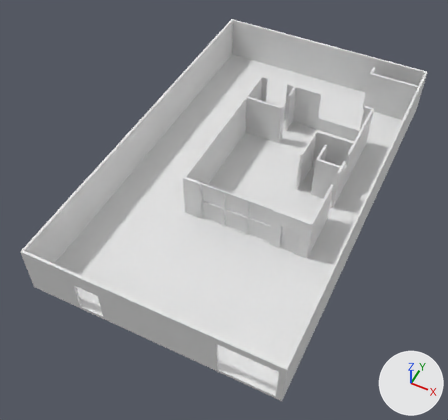
A saved change to the Blender file 7 Casa/Casa.blend.
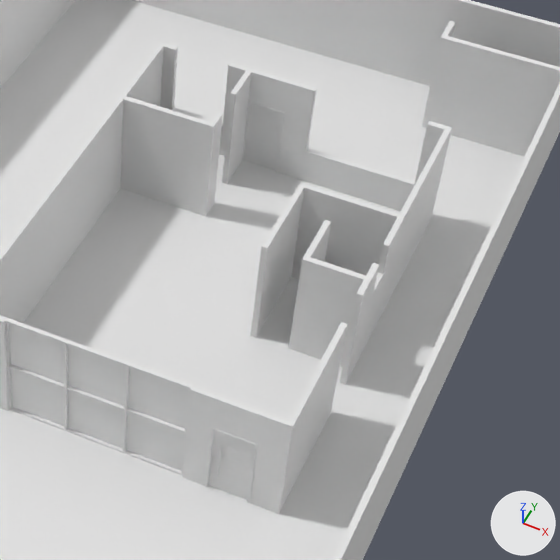
Old and new are each drawn whole from a 50 mm lens placed at (10.89, -25.6, 28.54), pointed at (-0.66, -2.5, -0.34) and again close up on the part from 44% to 93% of the width and 14% to 66% of the height. Arrows for +X, +Y and +Z are at lower right; the lights stay in place. The last two pictures show the newer version.

The first close-up shows 'Cerramiento norte', 'Cerramiento oeste.', 'Pared_baño_pb_norte', 'Pared_baño_pb_oeste_1', 'Pared_baño_pb_sur', 'Pared_bodega_sur', 'Pared_lavado_sur', 'Pared_pb_este', 'Pared_pb_norte', 'Pared_pb_oeste', 'Pared_pb_sur', 'Piso_pb' and 17 more.
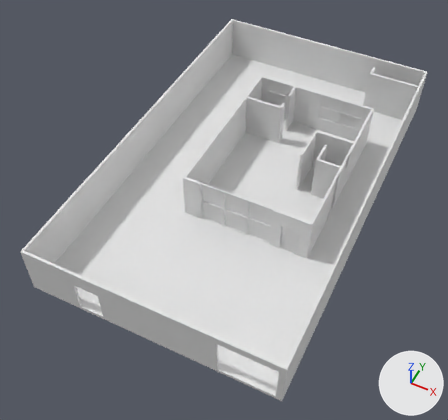
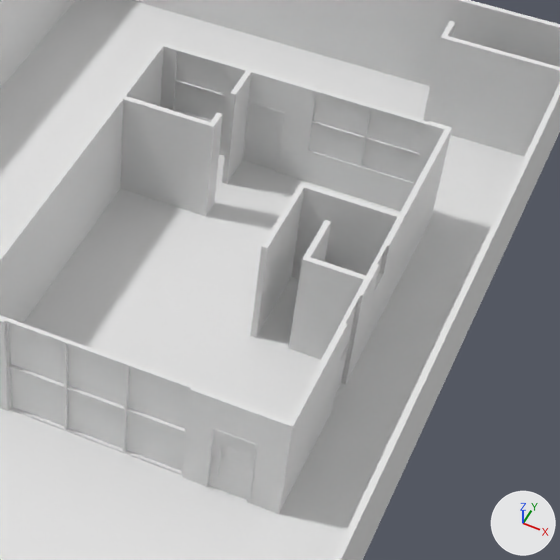
Commit message: create all windows in ground floor

Patch to the scene script:
```diff
--- a/7 Casa/Casa.blend.py
+++ b/7 Casa/Casa.blend.py
@@ ob_vidrio_lavado_2 @@
+ob_vidrio_lavado_2 = bpy.data.objects.new('Vidrio_lavado_2', me_cube_042)  # a box spanning x -2.0..0.0, y -2.0..0.0, z 0.0..2.0
+ob_vidrio_lavado_2.location = (-0.61, 6.9, 2.02)
+ob_vidrio_lavado_2.scale = (0.71, 0.003, 0.472)
@@ ob_vidrio_lavado_1 @@
+ob_vidrio_lavado_1 = bpy.data.objects.new('Vidrio_lavado_1', me_cube_042.copy())
+ob_vidrio_lavado_1.location = (-0.61, 6.9, 1.04)
+ob_vidrio_lavado_1.scale = (0.71, 0.003, 0.472)
@@ ob_marco_ventana_lavado @@
+ob_marco_ventana_lavado = bpy.data.objects.new('Marco_ventana_lavado', me_cube_040)  # 156 vertices, 158 faces; spans x -2.0..0.0, y 0.0..2.0, z 0.0..2.0
+ob_marco_ventana_lavado.location = (-0.57, 6.85, 1.0)
+ob_marco_ventana_lavado.scale = (0.75, 0.05, 1.0)
@@ ob_vidrio_cocina_4 @@
+ob_vidrio_cocina_4 = bpy.data.objects.new('Vidrio_cocina_4', me_cube_042.copy())
+ob_vidrio_cocina_4.location = (3.31, 6.9, 1.04)
+ob_vidrio_cocina_4.scale = (0.723, 0.003, 0.472)
@@ ob_vidrio_cocina_3 @@
+ob_vidrio_cocina_3 = bpy.data.objects.new('Vidrio_cocina_3', me_cube_042.copy())
+ob_vidrio_cocina_3.location = (3.31, 6.9, 2.02)
+ob_vidrio_cocina_3.scale = (0.723, 0.003, 0.472)
@@ ob_vidrio_cocina_2 @@
+ob_vidrio_cocina_2 = bpy.data.objects.new('Vidrio_cocina_2', me_cube_042.copy())
+ob_vidrio_cocina_2.location = (4.79, 6.9, 2.02)
+ob_vidrio_cocina_2.scale = (0.723, 0.003, 0.472)
@@ ob_videio_cocina_1 @@
+ob_videio_cocina_1 = bpy.data.objects.new('Videio_cocina_1', me_cube_042.copy())
+ob_videio_cocina_1.location = (4.79, 6.9, 1.04)
+ob_videio_cocina_1.scale = (0.723, 0.003, 0.472)
@@ ob_marco_ventana_cocina @@
+ob_marco_ventana_cocina = bpy.data.objects.new('Marco_ventana_cocina', me_cube_035)  # 290 vertices, 296 faces; spans x -2.0..0.0, y 0.0..2.0, z 0.0..2.0
+ob_marco_ventana_cocina.location = (4.83, 6.85, 1.0)
+ob_marco_ventana_cocina.scale = (1.5, 0.05, 1.0)
@@ ob_marco_ventana_baño @@
+ob_marco_ventana_baño = bpy.data.objects.new('Marco_ventana_baño', me_cube_033)  # 84 vertices, 84 faces; spans x 0.0..2.0, y 0.0..2.0, z 0.0..2.0
+ob_marco_ventana_baño.location = (5.28, 1.47, 2.1)
+ob_marco_ventana_baño.scale = (0.05, 0.35, 0.45)
@@ ob_ventana_lat_1 @@
+ob_ventana_lat_1 = bpy.data.objects.new('Ventana_lat_1', me_cube_024)  # a box spanning x -2.0..0.0, y 0.0..2.0, z 0.0..2.0
+ob_ventana_lat_1.location = (5.33, -0.61, 0.04)
+ob_ventana_lat_1.scale = (0.003, 0.46, 0.723)
@@ ob_marco_vent_lateral @@
+ob_marco_vent_lateral = bpy.data.objects.new('Marco_vent_lateral', me_cube_022)  # 156 vertices, 158 faces; spans x 0.0..2.0, y 0.0..2.0, z 0.0..2.0
+ob_marco_vent_lateral.location = (5.28, -0.65, 0.0)
+ob_marco_vent_lateral.scale = (0.05, 0.5, 1.5)
```

Location of each change, [x1, y1, x2, y2] in pixels of the close-ups (560 x 560 px):
'Vidrio_cocina_2', added
    after: [366, 109, 425, 153]
'Vidrio_cocina_3', added
    after: [312, 93, 370, 137]
'Videio_cocina_1', added
    after: [361, 139, 419, 182]
'Vidrio_cocina_4', added
    after: [308, 123, 364, 165]
'Vidrio_lavado_2', added
    after: [176, 52, 227, 94]
'Vidrio_lavado_1', added
    after: [174, 82, 224, 120]
'Marco_ventana_cocina', added
    after: [306, 89, 428, 185]
'Marco_ventana_lavado', added
    after: [172, 48, 230, 126]
'Marco_vent_lateral', added
    after: [332, 294, 361, 405]
'Marco_ventana_baño', added
    after: [373, 244, 387, 285]
'Ventana_lat_1', added (mostly hidden)
    after: [334, 349, 348, 396]
